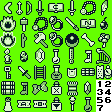
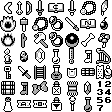
Comparing the layer stacks of the two (112, 112) images. Changes:
showed "merged", painted on it over left=0, top=0, right=112, bottom=112
painted on "repellant (zora)" over left=51, top=86, right=62, bottom=95
painted on "bone" over left=81, top=33, right=95, bottom=47
